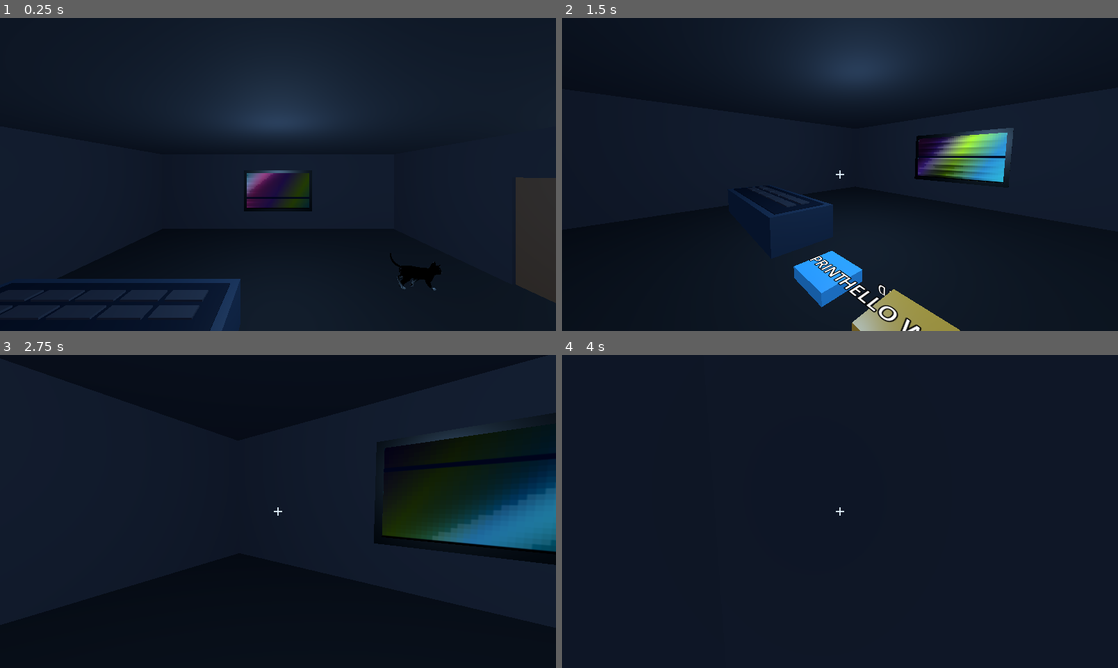
Above: before the commit, frames 1-4 (two rows, left to right).
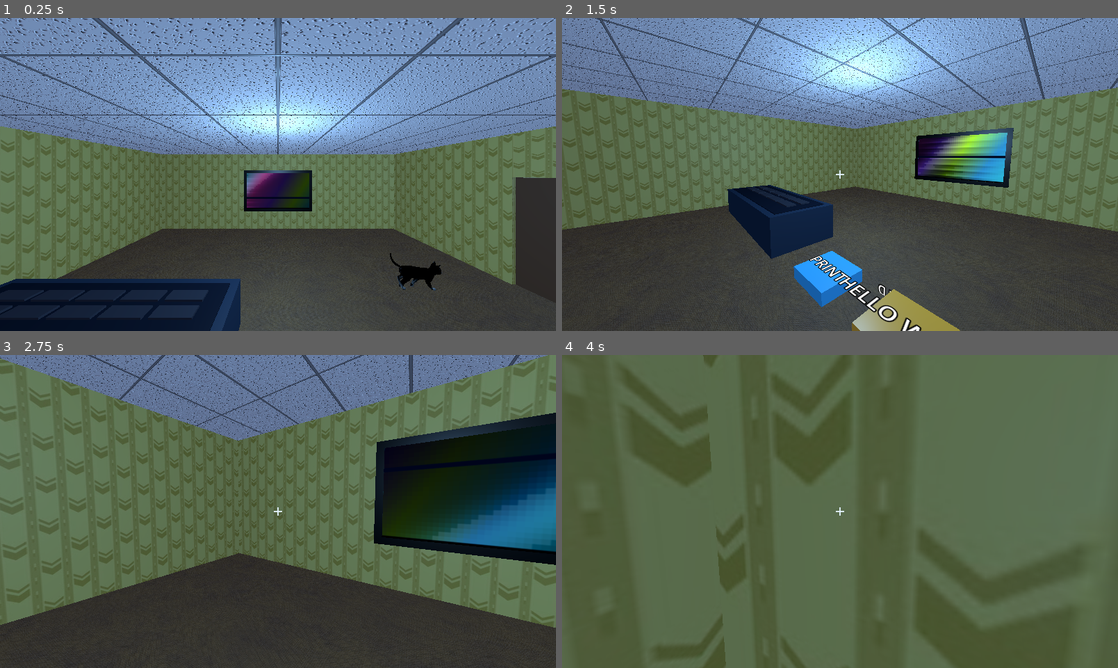
Above: after the commit, the same moments.

Repository: edwinsaunders/SimRoom2
Game: Godot game, scene res://scenes/main.tscn
Same seed, same stepped clock (60 frames per second), same inputs: the game is played once before the commit and once after it. Video files are missing from this copy of the repository; at most half a second of black plays in their place.
Inputs (mouse positions are in pixels of both pictures, inside the frame that each line leads up to):
- Up to frame 1 (0.25 s): no input
- Up to frame 2 (1.5 s): tap Enter at 0.5 s; move the mouse to (962, 158) at 0.52 s; hold D 0.53-1.28 s; tap F at 0.6 s; click (962, 158) at 0.67 s; tap Space at 0.77 s; move the mouse to (812, 174) at 1.27 s; hold W from 1.28 s (still down); tap E at 1.35 s
- Up to frame 3 (2.75 s): keep holding W; tap Space at 1.52 s; move the mouse to (289, 505) at 2.02 s; tap Q at 2.1 s
- Up to frame 4 (4 s): keep holding W; move the mouse to (834, 517) at 2.77 s; tap Ctrl at 2.85 s; click (834, 517) at 2.92 s; tap Space at 3.02, 3.77 s; move the mouse to (878, 514) at 3.52 s; hold Shift from 3.53 s (still down)

The runs differ from the first frame. In frame 1, 88% of the frame differs, in the area x 0-100%, y 0-100%; in frame 2, 91%; in frame 3, 87%; in frame 4, 100%.

Commit message:
Apply backrooms environment textures

Diff:
--- a/scripts/main.gd
+++ b/scripts/main.gd
@@ -11,16 +11,35 @@
 const VIDEO_AUDIO_MAX_VOLUME_DB := -4.0
 const VIDEO_AUDIO_SMOOTHING_SPEED := 8.0
 const PROGRAM_INTERACTION_DISTANCE := 2.4
+const WALL_TEXTURE_GLB_PATH := "res://the_backrooms_wallpaper_texture.glb"
+const FLOOR_COLOR_PATH := "res://backrooms/carpet/carpet_color.png"
+const FLOOR_NORMAL_PATH := "res://backrooms/carpet/carpet_normal.png"
+const FLOOR_ROUGHNESS_PATH := "res://backrooms/carpet/carpet_rough.png"
+const CEILING_COLOR_PATH := "res://backrooms/ceiling_tiles/ceiling_tiles_color.png"
+const CEILING_NORMAL_PATH := "res://backrooms/ceiling_tiles/ceiling_tiles_normal.png"
+const CEILING_ROUGHNESS_PATH := "res://backrooms/ceiling_tiles/ceiling_tiles_rough.png"
+const WALL_TILE_WIDTH := 2.0
+const WALL_TILE_HEIGHT := 2.0
+const FLOOR_TILE_SIZE := 2.4
+const CEILING_TILE_SIZE := 1.6
 
 @onready var music: AudioStreamPlayer = $Music
 @onready var player: CharacterBody3D = $Player
 @onready var wall_screen: MeshInstance3D = $Screen
+@onready var room_a: Node3D = $RoomA
+@onready var room_b: Node3D = $RoomB
+@onready var doorway_opening: Node3D = $DoorwayOpening
 @onready var door: Node3D = $Door
+@onready var prototype_doorway: Node3D = $PrototypeDoorway
 @onready var prototype_door: Node3D = $PrototypeDoor
+@onready var prototype_annex: Node3D = $PrototypeAnnex
 @onready var video_screen: Node3D = $VideoScreen
 @onready var program_station: Node3D = $ProgramStation
 
 var _door_material: StandardMaterial3D
+var _wall_material: Material
+var _floor_material: Material
+var _ceiling_material: Material
 var _quit_requested := false
 
 
@@ -64,6 +83,8 @@
 func _configure_scene() -> void:
 	door.configure(player, DOOR_INTERACTION_DISTANCE, DOOR_OPEN_ANGLE, DOOR_ANIMATION_DURATION)
 	prototype_door.configure(player, DOOR_INTERACTION_DISTANCE, DOOR_OPEN_ANGLE, DOOR_ANIMATION_DURATION)
+	_apply_backrooms_wall_material()
+	_apply_backrooms_floor_and_ceiling_materials()
 	video_screen.configure(
 		player,
 		"res://output.ogv",
@@ -75,3 +96,159 @@
 		VIDEO_AUDIO_SMOOTHING_SPEED
 	)
 	program_station.configure(player, wall_screen, PROGRAM_INTERACTION_DISTANCE)
+
+
+func _apply_backrooms_wall_material() -> void:
+	_wall_material = _load_wall_material_from_glb()
+	if _wall_material == null:
+		return
+
+	for root in [room_a, room_b, doorway_opening, prototype_doorway, prototype_annex]:
+		_apply_wall_material_recursive(root)
+
+
+func _load_wall_material_from_glb() -> Material:
+	var document := GLTFDocument.new()
+	var state := GLTFState.new()
+	var error := document.append_from_file(WALL_TEXTURE_GLB_PATH, state)
+	if error != OK:
+		push_warning("Failed to load wall texture GLB: %s" % WALL_TEXTURE_GLB_PATH)
+		return null
+
+	var generated := document.generate_scene(state)
+	if generated == null:
+		push_warning("Failed to generate wall texture scene from GLB")
+		return null
+
+	var source_material := _find_first_material(generated)
+	generated.free()
+	if source_material == null:
+		push_warning("No wall material found in GLB")
+		return null
+
+	return source_material.duplicate(true)
+
+
+func _apply_backrooms_floor_and_ceiling_materials() -> void:
+	_floor_material = _build_surface_material(FLOOR_COLOR_PATH, FLOOR_NORMAL_PATH, FLOOR_ROUGHNESS_PATH)
+	_ceiling_material = _build_surface_material(CEILING_COLOR_PATH, CEILING_NORMAL_PATH, CEILING_ROUGHNESS_PATH)
+
+	for root in [room_a, room_b, prototype_annex]:
+		_apply_surface_material_recursive(root)
+
+
+func _build_surface_material(color_path: String, normal_path: String, roughness_path: String) -> Material:
+	var color_texture := _load_runtime_texture(color_path)
+	var normal_texture := _load_runtime_texture(normal_path)
+	var roughness_texture := _load_runtime_texture(roughness_path)
+	if color_texture == null:
+		push_warning("Missing surface texture: %s" % color_path)
+		return null
+
+	var material := StandardMaterial3D.new()
+	material.albedo_texture = color_texture
+	material.texture_filter = BaseMaterial3D.TEXTURE_FILTER_LINEAR
+	material.roughness = 1.0
+	material.roughness_texture = roughness_texture
+	material.roughness_texture_channel = BaseMaterial3D.TEXTURE_CHANNEL_RED
+	material.normal_enabled = normal_texture != null
+	material.normal_texture = normal_texture
+	material.cull_mode = BaseMaterial3D.CULL_BACK
+	return material
+
+
+func _load_runtime_texture(path: String) -> Texture2D:
+	var image := Image.load_from_file(ProjectSettings.globalize_path(path))
+	if image == null or image.is_empty():
+		return null
+
+	return ImageTexture.create_from_image(image)
+
+
+func _find_first_material(node: Node) -> Material:
+	if node is MeshInstance3D:
+		var mesh_instance := node as MeshInstance3D
+		if mesh_instance.material_override != null:
+			return mesh_instance.material_override
+		if mesh_instance.mesh != null and mesh_instance.mesh.get_surface_count() > 0:
+			var surface_material := mesh_instance.mesh.surface_get_material(0)
+			if surface_material != null:
+				return surface_material
+
+	for child in node.get_children():
+		var found := _find_first_material(child)
+		if found != null:
+			return found
+
+	return null
+
+
+func _apply_wall_material_recursive(node: Node) -> void:
+	if node is MeshInstance3D and _is_wall_mesh(node):
+		var mesh_instance := node as MeshInstance3D
+		mesh_instance.material_override = _make_tiled_wall_material(mesh_instance)
+
+	for child in node.get_children():
+		_apply_wall_material_recursive(child)
+
+
+func _apply_surface_material_recursive(node: Node) -> void:
+	if node is MeshInstance3D:
+		var mesh_instance := node as MeshInstance3D
+		if _is_floor_mesh(mesh_instance) and _floor_material != null:
+			mesh_instance.material_override = _make_tiled_plane_material(mesh_instance, _floor_material, FLOOR_TILE_SIZE)
+		elif _is_ceiling_mesh(mesh_instance) and _ceiling_material != null:
+			mesh_instance.material_override = _make_tiled_plane_material(mesh_instance, _ceiling_material, CEILING_TILE_SIZE)
+
+	for child in node.get_children():
+		_apply_surface_material_recursive(child)
+
+
+func _is_wall_mesh(node: MeshInstance3D) -> bool:
+	var parent := node.get_parent()
+	if parent == null:
+		return false
+
+	var parent_name := String(parent.name)
+	return parent_name.contains("Wall") or parent_name == "DoorHeader"
+
+
+func _make_tiled_wall_material(mesh_instance: MeshInstance3D) -> Material:
+	var material := _wall_material.duplicate(true)
+	if material is BaseMaterial3D and mesh_instance.mesh is BoxMesh:
+		var base_material := material as BaseMaterial3D
+		var box_mesh := mesh_instance.mesh as BoxMesh
+		var horizontal_span: float = maxf(box_mesh.size.x, box_mesh.size.z)
+		var vertical_span: float = box_mesh.size.y
+
+		base_material.uv1_scale = Vector3(
+			maxf(1.0, horizontal_span / WALL_TILE_WIDTH),
+			maxf(1.0, vertical_span / WALL_TILE_HEIGHT),
+			1.0
+		)
+
+	return material
+
+
+func _make_tiled_plane_material(mesh_instance: MeshInstance3D, source_material: Material, tile_size: float) -> Material:
+	var material := source_material.duplicate(true)
+	if material is BaseMaterial3D and mesh_instance.mesh is BoxMesh:
+		var base_material := material as BaseMaterial3D
+		var box_mesh := mesh_instance.mesh as BoxMesh
+		base_material.uv1_scale = Vector3(
+			maxf(1.0, box_mesh.size.x / tile_size),
+			maxf(1.0, box_mesh.size.z / tile_size),
+			1.0
+		)
+
+	return material
+
+
+func _is_floor_mesh(node: MeshInstance3D) -> bool:
+	var parent := node.get_parent()
+	return parent != null and String(parent.name) == "Floor"
+
+
+func _is_ceiling_mesh(node: MeshInstance3D) -> bool:
+	var parent := node.get_parent()
+	return parent != null and String(parent.name) == "Ceiling"
Binary file added: backrooms/carpet/carpet_color.png
Binary file added: backrooms/carpet/carpet_normal.png
Binary file added: backrooms/carpet/carpet_rough.png
Binary file added: backrooms/ceiling_tiles/ceiling_tiles_color.png
Binary file added: backrooms/ceiling_tiles/ceiling_tiles_normal.png
Binary file added: backrooms/ceiling_tiles/ceiling_tiles_rough.png
Binary file added: backrooms/ceiling_tiles_2/ceiling_tiles_2_color.png
Binary file added: backrooms/ceiling_tiles_2/ceiling_tiles_2_normal.png
Binary file added: backrooms/ceiling_tiles_2/ceiling_tiles_2_rough.png
Binary file added: backrooms/painted_wall/painted_wall_color.png
Binary file added: backrooms/painted_wall/painted_wall_normal.png
Binary file added: backrooms/painted_wall/painted_wall_rough.png
(and 32 more such lines)
